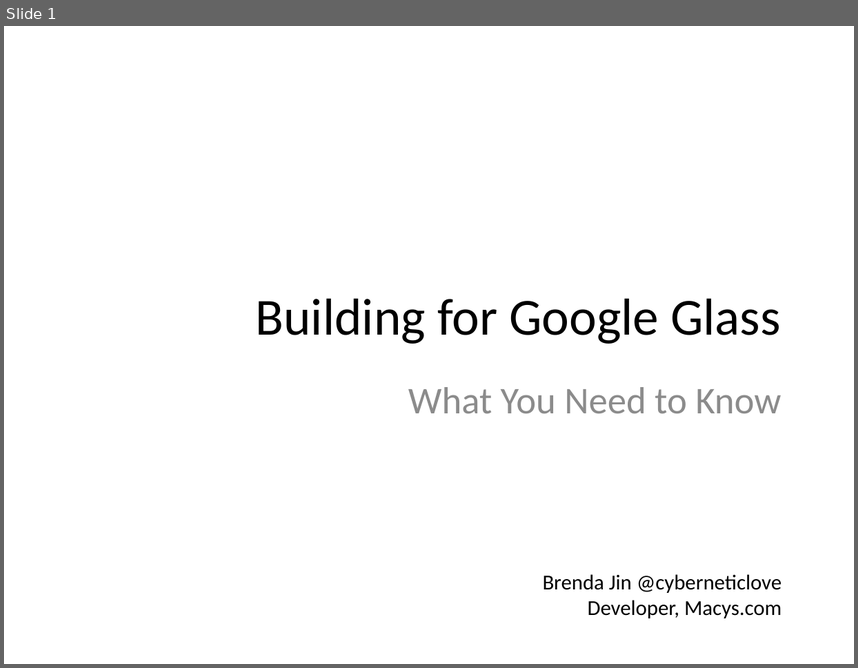
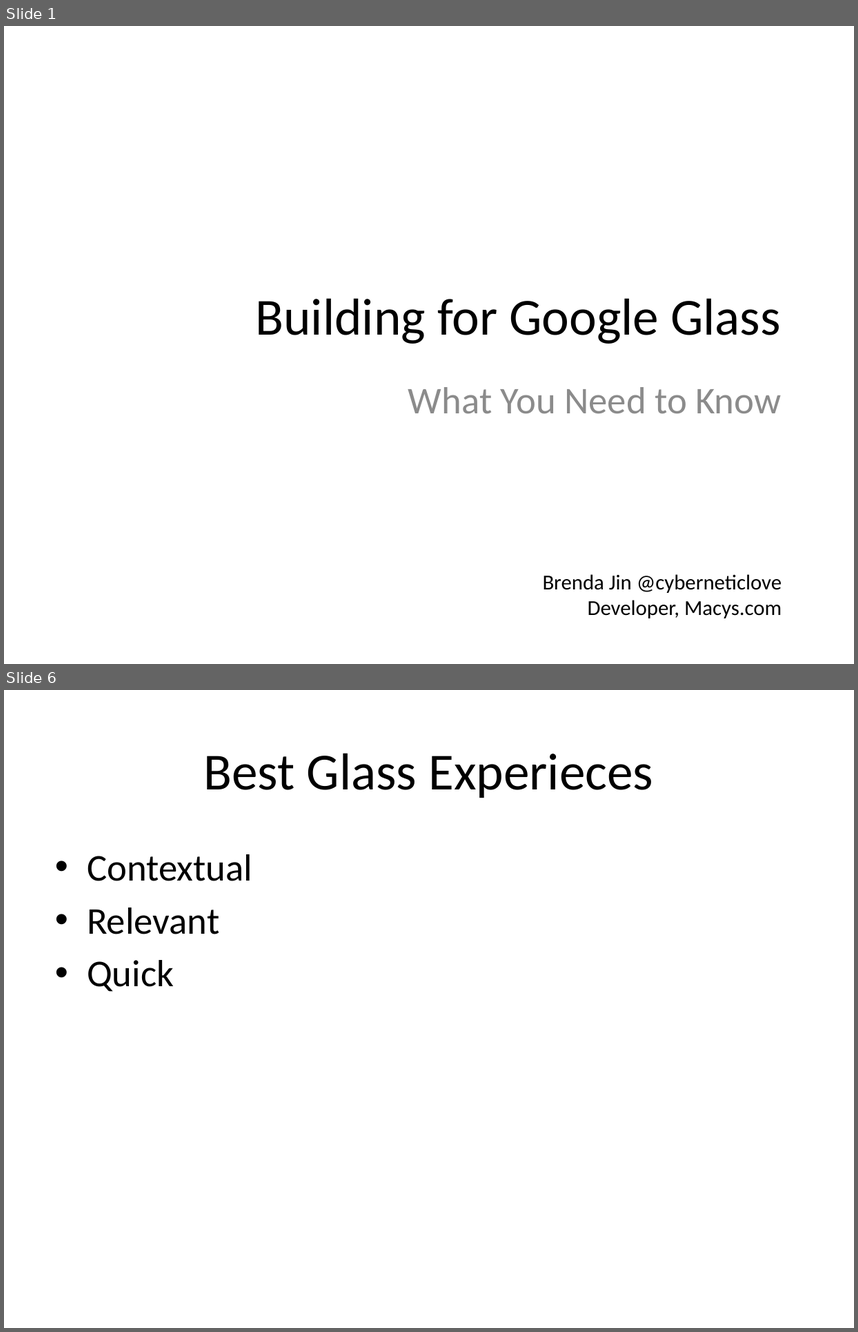
Before and after one commit to brendajin/presentations, a slide deck: Apigee_Glass.pptx. Shown one above the other, each under a label of ours: slide 1 before the commit, slides 1 and 6 after it; the slides between them are not shown. The pictures are 858x668 and 858x1332 pixels, drawn with LibreOffice and Linux fonts; fonts in the diff are those of the drawing. Boxes give left, top, right and bottom in pixels: in the first picture for what was removed or moved away, otherwise in the second. Text is boxed around its words. In the diff, an @@ line names an element or a change of style, - is before the commit and + after.

```diff
--- a/Apigee_Glass.pptx
+++ b/Apigee_Glass.pptx
@@ slide 6 added at box(4, 690, 854, 1328), background #FFFFFF @@
@@ title added at box(204, 753, 653, 798), 44 pt, text #000000 @@
+Best Glass Experieces
@@ text added at box(87, 854, 252, 992), 32 pt, text #000000 @@
+• Contextual
+• Relevant
+• Quick
```
Also in this commit, not shown: 6 other slides added.
